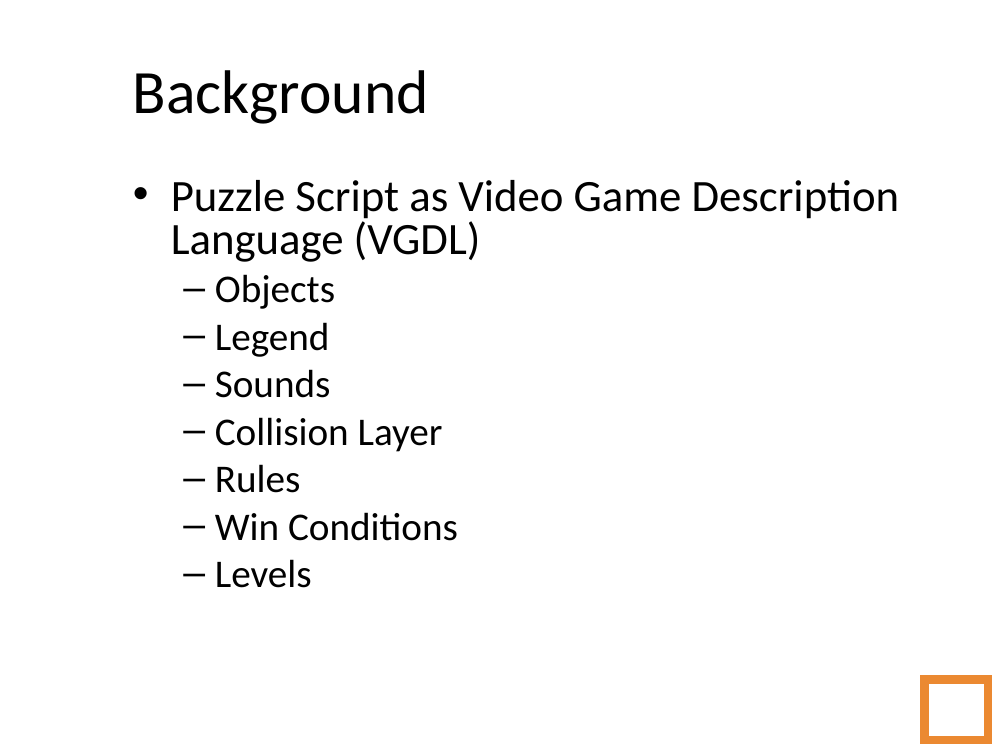
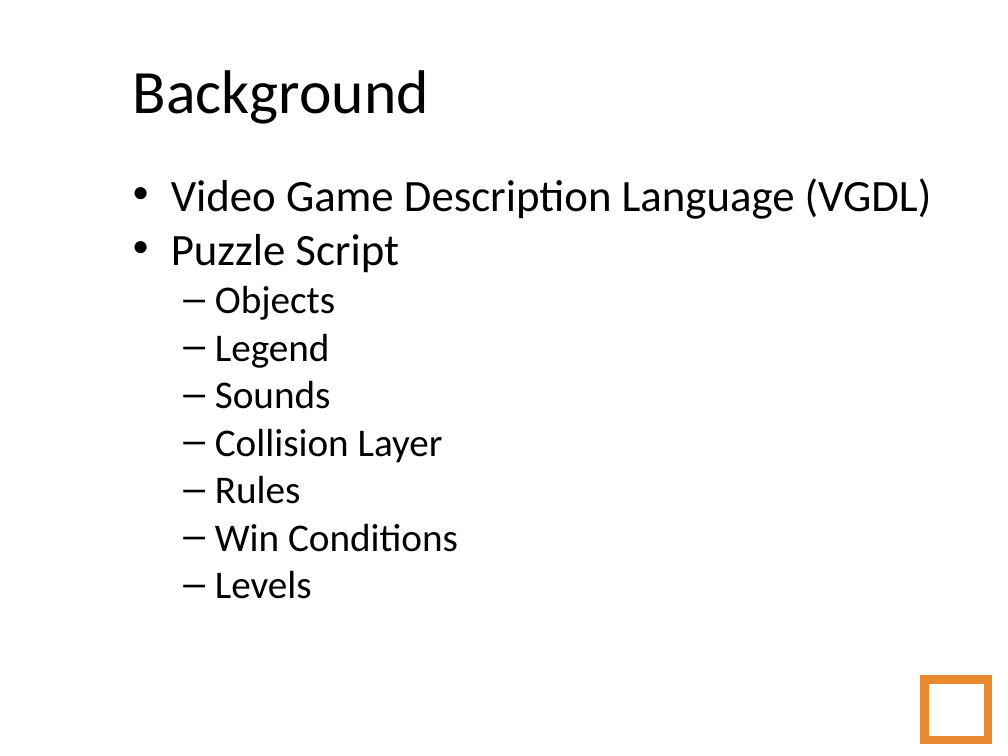
Before and after one commit to amidos2006/Automatic-Game-Script-Generation, a slide deck: slide 8 of Presentation/Automatic Game Script Generation.ppt (slide 7 before the commit). Drawn at 1008x756 pixels with LibreOffice and Linux fonts; fonts in the diff are those of the drawing; background and template pictures are left out. Boxes give left, top, right and bottom in pixels: in the first picture for what was removed or moved away, otherwise in the second. Text is boxed around its words. In the diff, an @@ line names an element or a change of style, - is before the commit and + after.

```diff
--- a/Presentation/Automatic Game Script Generation.ppt
+++ b/Presentation/Automatic Game Script Generation.ppt
@@ text at bbox=[171, 178, 932, 273]: text changed @@
-• Puzzle Script as Video Game Description Language (VGDL)
+• Video Game Description Language (VGDL)
+• Puzzle Script
```
Also in this commit, not shown: 2 other slides changed, 44 slides added, 5 slides removed, 35 other files.
